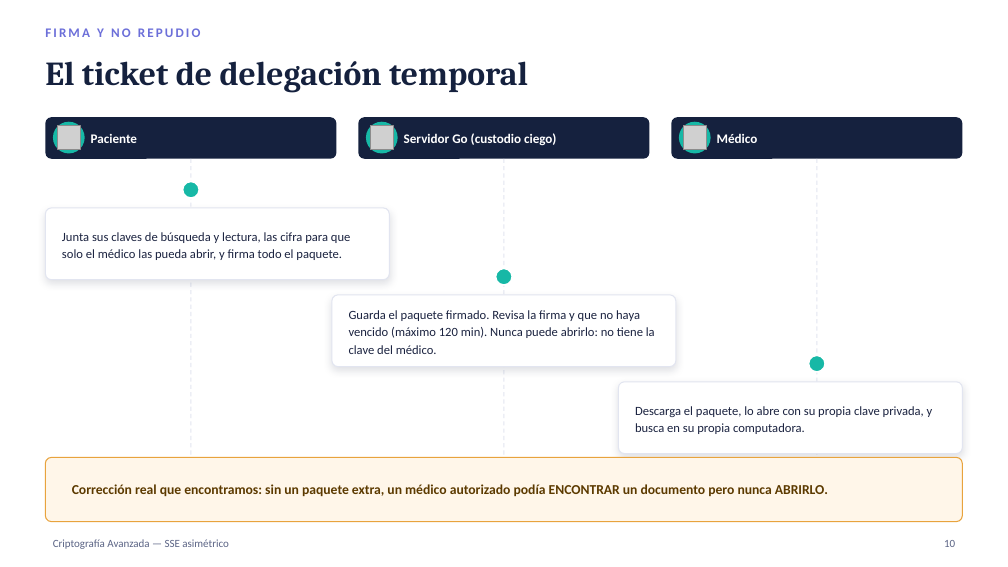
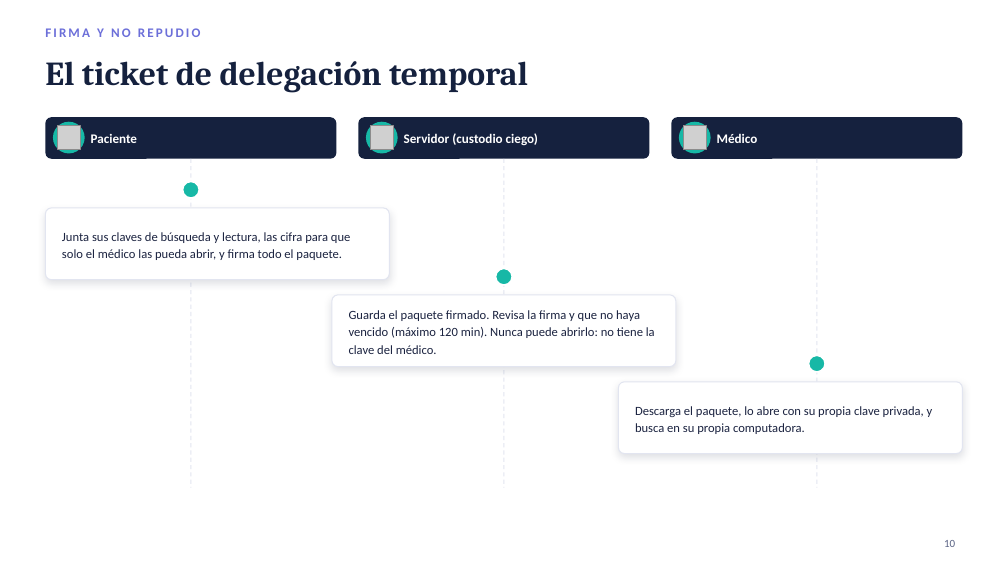
Before and after one commit to hernan2292/resumenes-maestria-en-ciberdefensa, a slide deck: slide 10 of Criptografia Avanzada/sse_cifrado_asimetrico.pptx. Drawn at 1008x567 pixels with LibreOffice and Linux fonts; fonts in the diff are those of the drawing; grey boxes stand for pictures. Boxes give left, top, right and bottom in pixels: in the first picture for what was removed or moved away, otherwise in the second. Text is boxed around its words. In the diff, an @@ line names an element or a change of style, - is before the commit and + after.

```diff
--- a/Criptografia Avanzada/sse_cifrado_asimetrico.pptx
+++ b/Criptografia Avanzada/sse_cifrado_asimetrico.pptx
@@ text at (x1=404, y1=133, x2=538, y2=145): text changed @@
-Servidor Go (custodio ciego)
+Servidor (custodio ciego)
@@ rounded rectangle removed at (x1=45, y1=457, x2=963, y2=522) @@
@@ text removed at (x1=72, y1=484, x2=828, y2=496) @@
-Corrección real que encontramos: sin un paquete extra, un médico autorizado podía ENCONTRAR un documento pero nunca ABRIRLO.
@@ text removed at (x1=53, y1=539, x2=229, y2=549) @@
-Criptografía Avanzada — SSE asimétrico
```
Also in this commit, not shown: 10 other slides changed, 1 other file.
